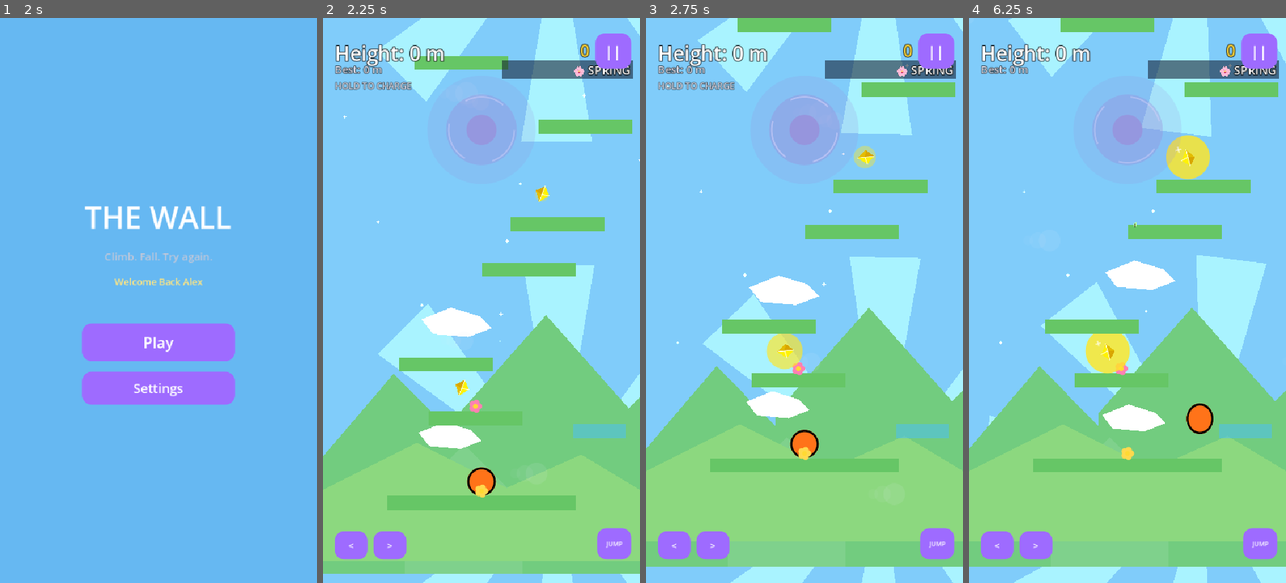
Above: before the commit, frames 1-4 (left to right).
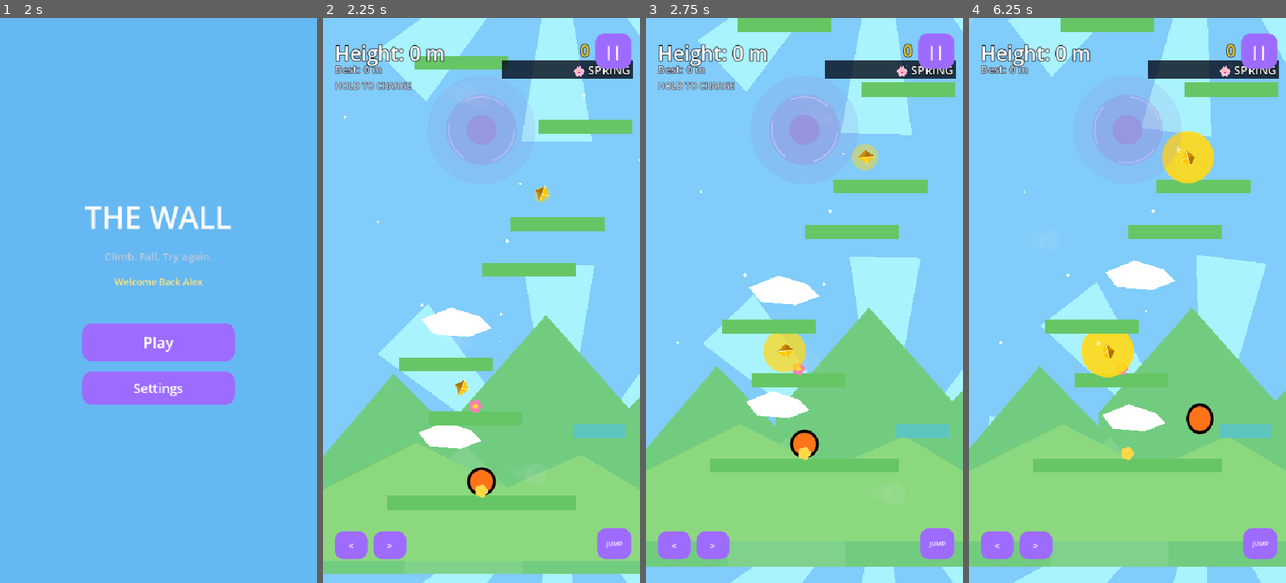
Above: after the commit, the same moments.

Repository: KEVIN-NGUYENDAD/TheWall
Game: Godot game, scene res://scenes/ui/MainMenu.tscn
Two runs of this game, one before a commit and one after it. Both use one fixed random seed, a clock stepped at 60 frames per second and the inputs below.
Inputs (mouse positions are in pixels of both pictures, inside the frame that each line leads up to):
- Up to frame 1 (2 s): click (158, 294) at 0.52 s; type "Alex" at 0.6 s; click "Confirm" at 1.25 s
- Up to frame 2 (2.25 s): click "Play" at 2 s
- Up to frame 3 (2.75 s): no input
- Up to frame 4 (6.25 s): move the mouse to (1197, 272) at 2.77 s; hold D (move_right) 2.78-4.28 s; click (1197, 272) at 3.02 s; click (1197, 272) at 3.32 s; move the mouse to (1064, 328) at 3.52 s; click (1064, 328) at 3.77 s; click (1064, 328) at 4.07 s; move the mouse to (1159, 176) at 4.27 s; hold A (move_left) 4.28-5.03 s; move the mouse to (1111, 413) at 5.02 s; hold D (move_right) from 5.03 s (still down); click (1111, 413) at 5.27 s; click (1111, 413) at 5.57 s; move the mouse to (1222, 385) at 5.77 s; click (1222, 385) at 6.02 s

Frame 1 is identical in both runs. In frame 2, 1.3% of the frame differs, in the area x 41-98%, y 7-85%; in frame 3, 2.1%; in frame 4, 3.4%, in the area x 35-98%, y 7-74%.

Commit message:
Final Beta polish: season reorder, difficulty philosophy, contrast, quieter music
Reorder seasons to Spring/Summer/Winter/Autumn/Storm (was Spring/Summer/
Autumn/Winter/Storm) with new bands 0/100/250/450/700m so players see
snow much sooner. Reshape the base hazard curve so difficulty follows a
"pretty weather isn't always easy" philosophy instead of a flat increase:
Spring is easiest, Summer spikes harder than Winter's medium-but-scenic
plateau, Autumn sits at a similar medium, Storm is hardest. Winter now
gets a light friction slip (0.7x) instead of Storm's heavy one; Autumn
has none. Verified via platform-distribution sampling that Summer is
consistently harder than both Spring and Winter across all three
difficulty modes.

Cut Easy difficulty another 50% (traps/eagles/gaps 0.125x -> 0.0625x);
Medium/Hard unchanged since they already equal the previous Easy/Medium
tiers. Halved Common Bird and butterfly spawn rates again for less
visual clutter. Cut music volume another 1/3 (-30dB -> -40dB); SFX
volumes confirmed untouched.

Pushed contrast further per repeated feedback: coin recolored to a
richer/deeper gold with a stronger, larger glow; player outline thicker
and fully opaque black; Common Bird more saturated orange; Eagle nearly
black; Trap Platform pure red. Season HUD background chip darkened for
readability. Season Guide content/order updated to match the new season
sequence and per-season difficulty notes.

Co-Authored-By: Claude Sonnet 5 <noreply@anthropic.com>
Claude-Session: https://claude.ai/code/session_01Hf6f2B1HXdNvtGjYUAarzT

Diff:
--- a/scenes/ui/HUD.tscn
+++ b/scenes/ui/HUD.tscn
@@ -61,7 +61,7 @@
 offset_top = 72.0
 offset_right = -12.0
 offset_bottom = 104.0
-color = Color(0.05, 0.08, 0.15, 0.55)
+color = Color(0.02, 0.04, 0.1, 0.8)
 
 [node name="SeasonLabel" type="Label" parent="."]
 anchor_left = 1.0
--- a/scenes/world/TrapPlatform.tscn
+++ b/scenes/world/TrapPlatform.tscn
@@ -15,7 +15,7 @@
 shape = SubResource("RectangleShape2D_1")
 
 [node name="Polygon2D" type="Polygon2D" parent="."]
-color = Color(0.95, 0.05, 0.05, 1)
+color = Color(1.0, 0.0, 0.0, 1)
 antialiased = true
 polygon = PackedVector2Array(-80, -12, 80, -12, 80, 12, -80, 12)
 
--- a/scripts/autoload/MusicManager.gd
+++ b/scripts/autoload/MusicManager.gd
@@ -8,23 +8,26 @@
 # See audio/README.md for the current track mapping.
 
 const CROSSFADE_TIME: float = 4.0
-# Hotfix pass: still too loud. Cut to ~1/3 of the previous level again — SFX
-# volumes in AudioManager are untouched.
-# (-20.5dB -> -30.0dB is roughly a further 1/3 linear-loudness reduction.)
-const SEASON_VOLUME_DB: float = -30.0
+# Still too loud per continued feedback. Cut to ~1/3 of the previous level
+# again — SFX volumes in AudioManager are untouched.
+# (-30.0dB -> -40.0dB is roughly a further 1/3 linear-loudness reduction.)
+const SEASON_VOLUME_DB: float = -40.0
 const SILENT_DB: float = -80.0
 
 # Only 3 real tracks exist; adjacent seasons share one so the whole climb
-# still moves through a clear 3-act arc (bright -> energetic -> epic).
+# still moves through a clear 3-act arc (bright -> energetic -> epic). Index
+# here is the level/season index — seasons were reordered in Main.gd
+# (Spring/Summer/Winter/Autumn/Storm) but which physical track plays at
+# which index is unchanged.
 const SEASON_TRACK_PATHS: Array = [
 	"res://audio/music/the_mountain-happy-happy-music-496549.mp3", # Spring
 	"res://audio/music/the_mountain-happy-happy-music-496549.mp3", # Summer
-	"res://audio/music/jorisvermeer-happy-adventure-quest-572050.mp3", # Autumn
-	"res://audio/music/the_mountain-fantasy-quest-184140.mp3", # Winter
+	"res://audio/music/jorisvermeer-happy-adventure-quest-572050.mp3", # Winter
+	"res://audio/music/the_mountain-fantasy-quest-184140.mp3", # Autumn
 	"res://audio/music/the_mountain-fantasy-quest-184140.mp3", # Storm
 ]
 const MENU_TRACK_PATH: String = "res://audio/music/velariomusic-happy-vibes-591803.mp3"
-const MENU_VOLUME_DB: float = -30.0
+const MENU_VOLUME_DB: float = -40.0
 
 var _season_streams: Array = []
 var _player_a: AudioStreamPlayer
--- a/scripts/player/Visual.gd
+++ b/scripts/player/Visual.gd
@@ -9,6 +9,6 @@
 func _draw() -> void:
 	draw_circle(Vector2.ZERO, radius, body_color, true, -1.0, true)
 	# Dark outline so the player reads clearly against any sky/season color.
-	draw_arc(Vector2.ZERO, radius - 1.5, 0.0, TAU, 32, Color(0.0, 0.0, 0.0, 1.0), 3.5, true)
+	draw_arc(Vector2.ZERO, radius - 2.0, 0.0, TAU, 32, Color(0.0, 0.0, 0.0, 1.0), 4.5, true)
 	if is_charging:
 		draw_arc(Vector2.ZERO, radius + 6.0, 0.0, TAU * charge_ratio, 32, Color(1.0, 0.3, 0.3), 4.0, true)
--- a/scripts/ui/SeasonGuideScreen.gd
+++ b/scripts/ui/SeasonGuideScreen.gd
@@ -1,11 +1,11 @@
 extends Control
 
 const SEASONS: Array = [
-	{"name": "🌸 SPRING", "points": ["Beautiful weather", "No slipping"]},
-	{"name": "☀ SUMMER", "points": ["Bright", "Clear visibility"]},
-	{"name": "🍂 AUTUMN", "points": ["Moderate challenge"]},
-	{"name": "❄ WINTER", "points": ["Snow", "Slippery platforms"]},
-	{"name": "🌧 STORM", "points": ["Rain", "Wind", "Heavy slipping", "Highest difficulty"]},
+	{"name": "🌸 SPRING (0-100m)", "points": ["Beautiful", "Easiest"]},
+	{"name": "☀ SUMMER (100-250m)", "points": ["Sunny", "More challenging"]},
+	{"name": "❄ WINTER (250-450m)", "points": ["Snow", "Slippery — but beautiful"]},
+	{"name": "🍂 AUTUMN (450-700m)", "points": ["Golden leaves", "Balanced challenge"]},
+	{"name": "🌧 STORM (700m+)", "points": ["Rain", "Wind", "Hardest"]},
 ]
 
 @onready var list: VBoxContainer = $ScrollContainer/VBoxContainer
--- a/scripts/world/Coin.gd
+++ b/scripts/world/Coin.gd
@@ -3,11 +3,11 @@
 signal collected
 
 const RADIUS: float = 12.0
-const GEM_COLOR: Color = Color(1.0, 0.95, 0.0, 1.0)
-const GEM_DARK: Color = Color(0.85, 0.65, 0.0, 1.0)
-const FACET_COLOR: Color = Color(1.0, 1.0, 0.85, 1.0)
-const GLOW_COLOR: Color = Color(1.0, 0.9, 0.15, 0.85)
-const SPARKLE_COLOR: Color = Color(1.0, 1.0, 0.95, 1.0)
+const GEM_COLOR: Color = Color(1.0, 0.78, 0.0, 1.0)
+const GEM_DARK: Color = Color(0.7, 0.45, 0.0, 1.0)
+const FACET_COLOR: Color = Color(1.0, 0.95, 0.7, 1.0)
+const GLOW_COLOR: Color = Color(1.0, 0.85, 0.1, 0.95)
+const SPARKLE_COLOR: Color = Color(1.0, 1.0, 0.9, 1.0)
 
 var is_collected: bool = false
 var _t: float = randf() * TAU
@@ -33,7 +33,7 @@
 
 func _draw() -> void:
 	var pulse: float = 0.6 + 0.4 * sin(_t * 4.0)
-	draw_circle(Vector2.ZERO, RADIUS * 3.2 * pulse, Color(GLOW_COLOR.r, GLOW_COLOR.g, GLOW_COLOR.b, GLOW_COLOR.a * pulse), true, -1.0, true)
+	draw_circle(Vector2.ZERO, RADIUS * 3.8 * pulse, Color(GLOW_COLOR.r, GLOW_COLOR.g, GLOW_COLOR.b, GLOW_COLOR.a * pulse), true, -1.0, true)
 
 	# faceted gem silhouette: pointed top, wide middle, pointed bottom
 	var top: Vector2 = Vector2(0, -RADIUS * 1.3)
--- a/scripts/world/CommonBird.gd
+++ b/scripts/world/CommonBird.gd
@@ -5,8 +5,8 @@
 const SPEED: float = 85.0
 const BOB_AMOUNT: float = 12.0
 const LIFETIME: float = 14.0
-const BODY_COLOR: Color = Color(1.0, 0.55, 0.1, 1.0)
-const BELLY_COLOR: Color = Color(1.0, 0.95, 0.6, 1.0)
+const BODY_COLOR: Color = Color(1.0, 0.42, 0.0, 1.0)
+const BELLY_COLOR: Color = Color(1.0, 0.98, 0.7, 1.0)
 
 var direction: float = 1.0
 
--- a/scripts/world/Main.gd
+++ b/scripts/world/Main.gd
@@ -48,43 +48,45 @@
 
 const FAKE_PLATFORM_CHANCE: float = 0.05
 
-# Level system: Level N = N-th 300/100m-ish band, each a bit harder than the
-# last (more moving/collapsing/trap platforms). Bands match the Season bands.
-# Base rates halved overall from the previous pass per balance feedback —
-# Medium's multiplier below stays at 1.0 ("current balance" relative to this
-# new, gentler baseline), while Hard's multipliers were raised to compensate
-# so Hard stays roughly as challenging as before.
-const LEVEL_HEIGHTS: Array = [0.0, 100.0, 300.0, 600.0, 900.0]
-const LEVEL_MOVING_CHANCE: Array = [0.05, 0.07, 0.09, 0.11, 0.13]
-const LEVEL_COLLAPSING_CHANCE: Array = [0.04, 0.055, 0.075, 0.095, 0.115]
-const LEVEL_TRAP_CHANCE: Array = [0.0, 0.015, 0.025, 0.035, 0.045]
+# Level system: Level N = N-th band, each following the Season difficulty
+# philosophy below rather than a flat increasing curve — pretty weather
+# isn't always easy. Bands match the Season bands (SEASON_NAMES) exactly.
+# Spring is easiest; Summer spikes harder than Winter/Autumn's "medium"
+# plateau; Storm is the hardest. Medium's multiplier below stays at 1.0
+# relative to this shared baseline; Easy/Hard scale it down/up further.
+const LEVEL_HEIGHTS: Array = [0.0, 100.0, 250.0, 450.0, 700.0]
+const LEVEL_MOVING_CHANCE: Array = [0.04, 0.10, 0.08, 0.09, 0.15]
+const LEVEL_COLLAPSING_CHANCE: Array = [0.03, 0.085, 0.06, 0.07, 0.13]
+const LEVEL_TRAP_CHANCE: Array = [0.0, 0.03, 0.02, 0.025, 0.055]
 
 # Platform colors are fixed per TYPE (not per zone) so players can recognize
 # hazards at a glance: green=normal, blue=moving, yellow=collapsing,
 # purple=fake, red=trap. Season only applies a light modulate tint on top.
-const SEASON_NAMES: Array = ["SPRING", "SUMMER", "AUTUMN", "WINTER", "STORM"]
-const SEASON_FRICTION_MULT: Array = [1.0, 1.0, 1.0, 0.6, 0.35]
+# Reordered so players see snow sooner: Spring -> Summer -> Winter -> Autumn
+# -> Storm (was Spring/Summer/Autumn/Winter/Storm).
+const SEASON_NAMES: Array = ["SPRING", "SUMMER", "WINTER", "AUTUMN", "STORM"]
+const SEASON_FRICTION_MULT: Array = [1.0, 1.0, 0.7, 1.0, 0.35]
 const SEASON_PLATFORM_MODULATE: Array = [
-	Color(1, 1, 1), Color(1, 1, 1), Color(1, 1, 1),
-	Color(0.82, 0.92, 1.0), Color(0.75, 0.8, 0.88),
+	Color(1, 1, 1), Color(1, 1, 1),
+	Color(0.82, 0.92, 1.0), Color(1.0, 0.9, 0.75), Color(0.75, 0.8, 0.88),
 ]
 const WEATHER_INTERVAL: Dictionary = {
-	0: 2.4, 1: 0.0, 2: 1.0, 3: 0.9, 4: 0.35,
+	0: 4.8, 1: 0.0, 2: 0.9, 3: 1.0, 4: 0.35,
 }
 const THUNDER_INTERVAL_MIN: float = 6.0
 const THUNDER_INTERVAL_MAX: float = 14.0
 const FLOWER_CHANCE: float = 0.2
 
 # Difficulty modes: multipliers applied on top of the base level curve.
-# Hotfix pass: Medium/Hard stay put (Medium == previous Easy, Hard ==
-# previous Medium, per the standing instruction that those two are already
-# right) — only Easy was cut another 50% (traps/eagles/gaps) for even
-# safer jumps and more recovery room.
-const DIFFICULTY_TRAP_MULT: Dictionary = {"EASY": 0.125, "MEDIUM": 0.5, "HARD": 1.0}
-const DIFFICULTY_HAZARD_MULT: Dictionary = {"EASY": 0.125, "MEDIUM": 0.5, "HARD": 1.0}
-const DIFFICULTY_GAP_MULT: Dictionary = {"EASY": 0.55, "MEDIUM": 0.8, "HARD": 1.0}
+# Medium/Hard stay put (Medium == previous Easy, Hard == previous Medium,
+# per the standing instruction that those two are already right) — only
+# Easy was cut another 50% (traps/eagles/gaps) for even safer jumps and
+# more recovery room.
+const DIFFICULTY_TRAP_MULT: Dictionary = {"EASY": 0.0625, "MEDIUM": 0.5, "HARD": 1.0}
+const DIFFICULTY_HAZARD_MULT: Dictionary = {"EASY": 0.0625, "MEDIUM": 0.5, "HARD": 1.0}
+const DIFFICULTY_GAP_MULT: Dictionary = {"EASY": 0.5, "MEDIUM": 0.8, "HARD": 1.0}
 const DIFFICULTY_BIRD_INTERVAL_MULT: Dictionary = {"EASY": 0.6, "MEDIUM": 1.0, "HARD": 1.6}
-const DIFFICULTY_EAGLE_CHANCE_MULT: Dictionary = {"EASY": 0.125, "MEDIUM": 0.5, "HARD": 1.0}
+const DIFFICULTY_EAGLE_CHANCE_MULT: Dictionary = {"EASY": 0.0625, "MEDIUM": 0.5, "HARD": 1.0}
 const EAGLE_BASE_CHANCE: float = 0.25
 
 # Coin-reward power-ups (Shop).
@@ -555,7 +557,7 @@
 	common_bird_timer.one_shot = true
 	add_child(common_bird_timer)
 	common_bird_timer.timeout.connect(_on_common_bird_timer)
-	_restart_bird_timer(common_bird_timer, 5.0, 10.0)
+	_restart_bird_timer(common_bird_timer, 10.0, 20.0)
 
 	special_bird_timer = Timer.new()
 	special_bird_timer.one_shot = true
@@ -637,7 +639,7 @@
 	if not is_dead:
 		var from_left: bool = randf() < 0.5
 		_spawn_common_bird_from(_bird_spawn_position(from_left), 1.0 if from_left else -1.0)
-	_restart_bird_timer(common_bird_timer, 5.0, 10.0)
+	_restart_bird_timer(common_bird_timer, 10.0, 20.0)
 
 
 func _on_special_bird_timer() -> void:
@@ -730,9 +732,9 @@
 		0:
 			scene = BUTTERFLY_SCENE
 		2:
+			scene = SNOWFLAKE_SCENE
+		3:
 			scene = LEAF_SCENE
-		3:
-			scene = SNOWFLAKE_SCENE
 		4:
 			scene = RAINDROP_SCENE
 	if scene == null:
--- a/scripts/world/PredatorBird.gd
+++ b/scripts/world/PredatorBird.gd
@@ -8,8 +8,8 @@
 const TELEGRAPH_TIME: float = 0.7
 const DIVE_SPEED: float = 340.0
 const LIFETIME: float = 4.0
-const COLOR: Color = Color(0.12, 0.03, 0.03, 1.0)
-const ACCENT_COLOR: Color = Color(0.3, 0.14, 0.02, 1.0)
+const COLOR: Color = Color(0.06, 0.02, 0.02, 1.0)
+const ACCENT_COLOR: Color = Color(0.2, 0.09, 0.02, 1.0)
 const WARNING_COLOR: Color = Color(1.0, 0.55, 0.1, 1.0)
 const EYE_COLOR: Color = Color(1.0, 0.95, 0.15, 1.0)
 
